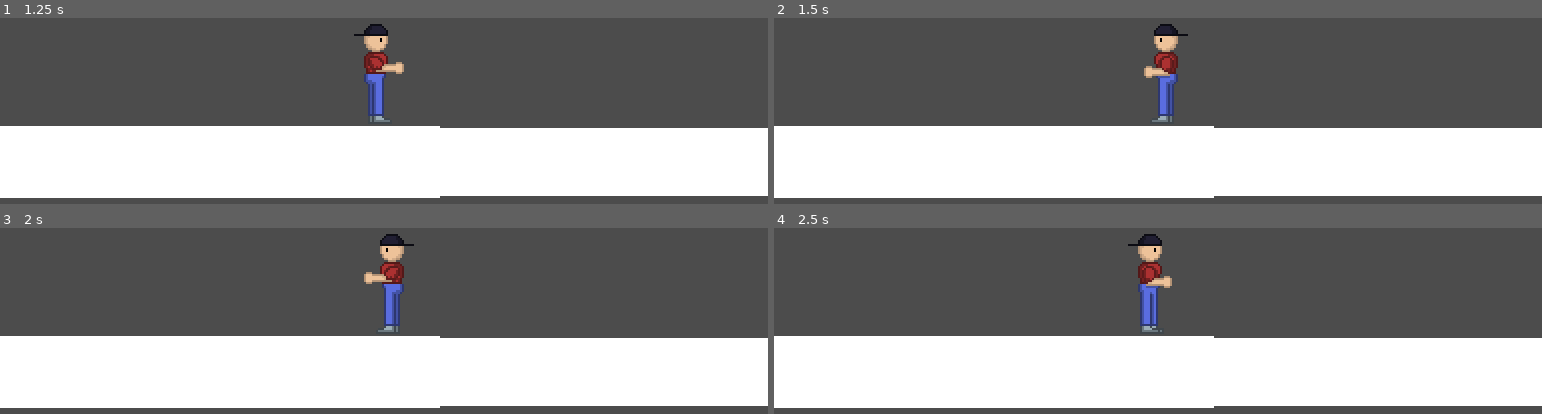
Above: before the commit, frames 1-4 (two rows, left to right).
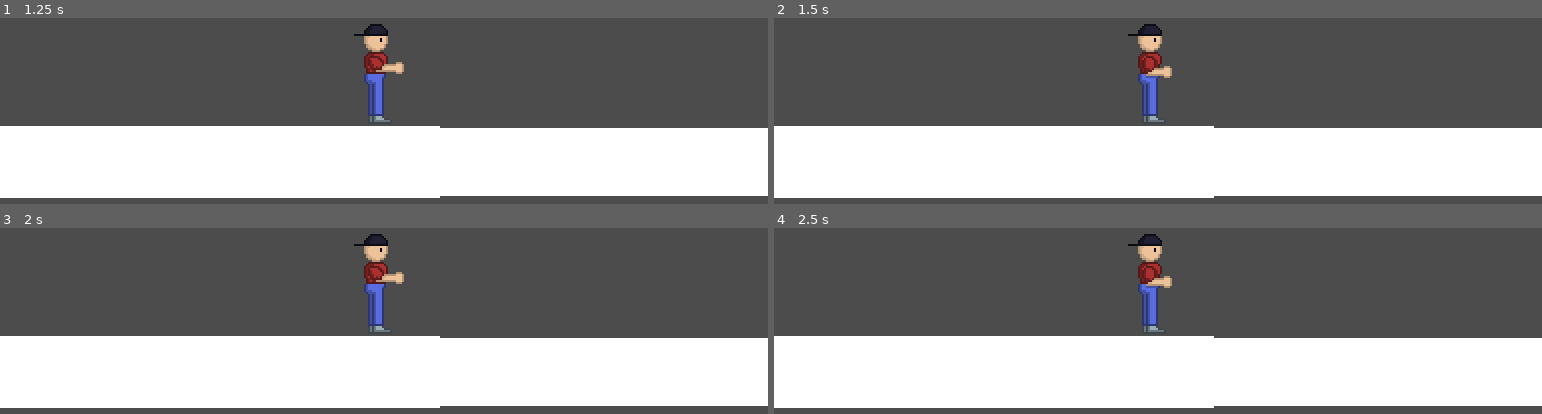
Above: after the commit, the same moments.

Repository: djfrailey/itchio-gamejam-2022
Game: Godot game, scene res://scenes/Test.tscn
Two runs of this game, one before a commit and one after it. Both use one fixed random seed, a clock stepped at 60 frames per second and the inputs below.
Inputs:
- Up to frame 1 (1.25 s): tap Enter at 0.5 s; hold Right (ui_right) from 0.53 s (still down); tap Space (ui_select) at 0.77 s
- Up to frame 2 (1.5 s): release Right (ui_right) at 1.28 s; hold Left (ui_left) from 1.28 s (still down)
- Up to frame 3 (2 s): keep holding Left (ui_left); tap Space (ui_select) at 1.52 s
- Up to frame 4 (2.5 s): release Left (ui_left) at 2.03 s; hold Right (ui_right) from 2.03 s (still down)

Frame 1 is identical in both runs. In frame 2, 2.2% of the frame differs, in the area x 46-54%, y 3-56%; in frame 3, 2.3%; in frame 4, 0.4%.

Commit message:
Removes redundant logic

Diff:
--- a/scripts/PlayerController.gd
+++ b/scripts/PlayerController.gd
@@ -20,7 +20,7 @@
 
 	_handle_punch()
 
-	if (_animPlayer.current_animation == "" or _animPlayer.current_animation == _IDLE_ANIMATION):
+	if (_animPlayer.current_animation == ""):
 		_can_move = true
 		_start_animation(_IDLE_ANIMATION)
 
